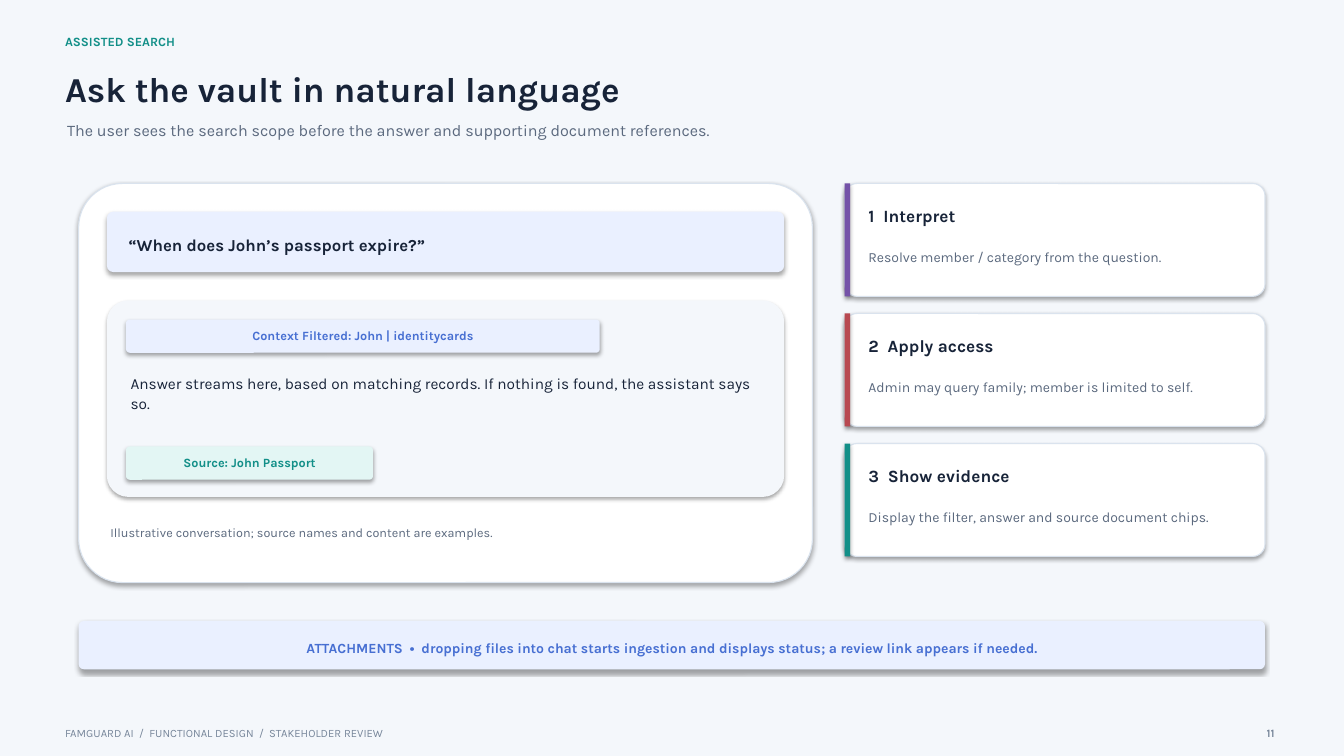
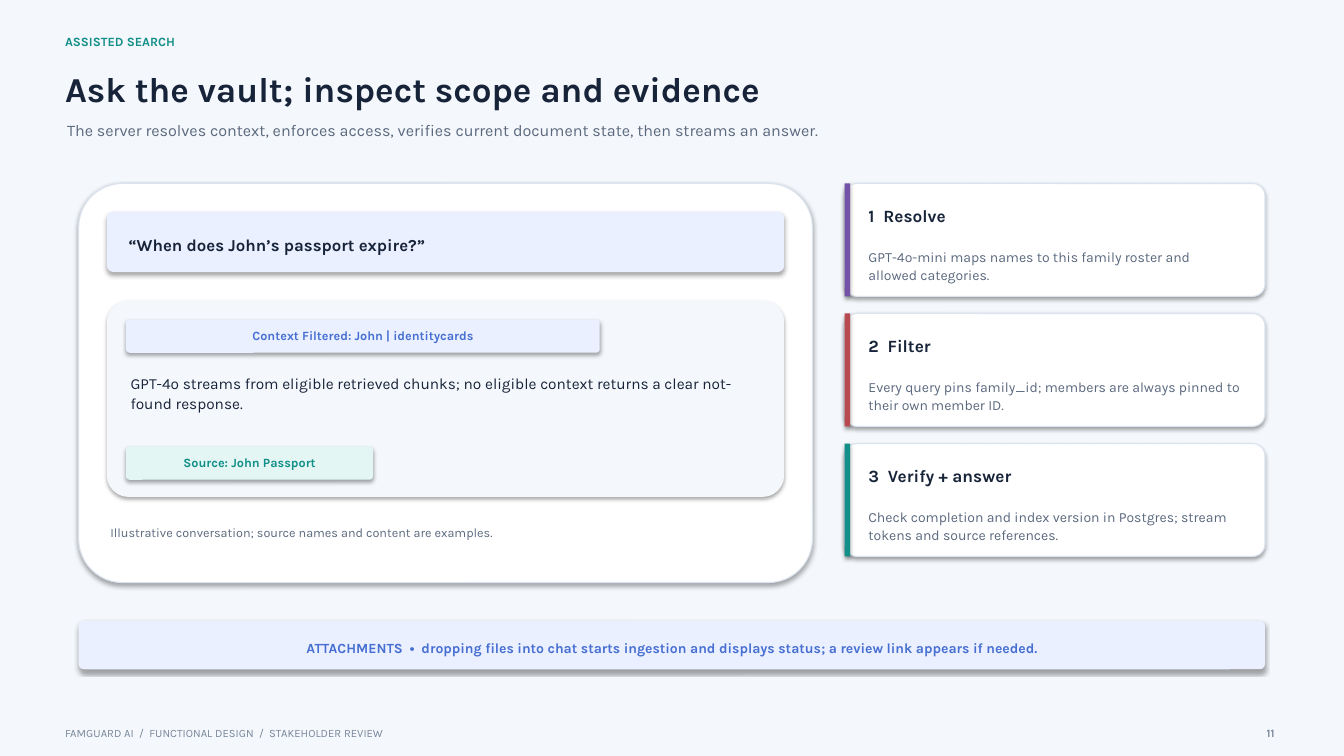
Before and after one commit to rajendranduraiswamy76-dev/FamGuard, a slide deck: slide 11 of docs/FamGuard-Functional-Design-Stakeholder.pptx. Drawn at 1344x756 pixels with LibreOffice and Linux fonts; fonts in the diff are those of the drawing. Boxes give left, top, right and bottom in pixels: in the first picture for what was removed or moved away, otherwise in the second. Text is boxed around its words. In the diff, an @@ line names an element or a change of style, - is before the commit and + after.

```diff
--- a/docs/FamGuard-Functional-Design-Stakeholder.pptx
+++ b/docs/FamGuard-Functional-Design-Stakeholder.pptx
@@ text at (65,77,760,111): text changed @@
-Ask the vault in natural language
+Ask the vault; inspect scope and evidence
@@ text at (67,125,818,138): text changed @@
-The user sees the search scope before the answer and supporting document references.
+The server resolves context, enforces access, verifies current document state, then streams an answer.
@@ text at (868,210,945,223): text changed @@
-1 Interpret
+1 Resolve
@@ text at (868,252,1190,284): text changed @@
-Resolve member / category from the question.
+GPT-4o-mini maps names to this family roster and allowed categories.
@@ text at (868,340,931,353): text changed @@
-2 Apply access
+2 Filter
@@ text at (131,378,731,413): text changed @@
-Answer streams here, based on matching records. If nothing is found, the assistant says so.
+GPT-4o streams from eligible retrieved chunks; no eligible context returns a clear not-found response.
@@ text at (868,382,1240,410): text changed @@
-Admin may query family; member is limited to self.
+Every query pins family_id; members are always pinned to their own member ID.
@@ text at (868,470,1011,487): text changed @@
-3 Show evidence
+3 Verify + answer
@@ text at (868,512,1227,540): text changed @@
-Display the filter, answer and source document chips.
+Check completion and index version in Postgres; stream tokens and source references.
```
Also in this commit, not shown: 16 other slides changed, 1 other file.
